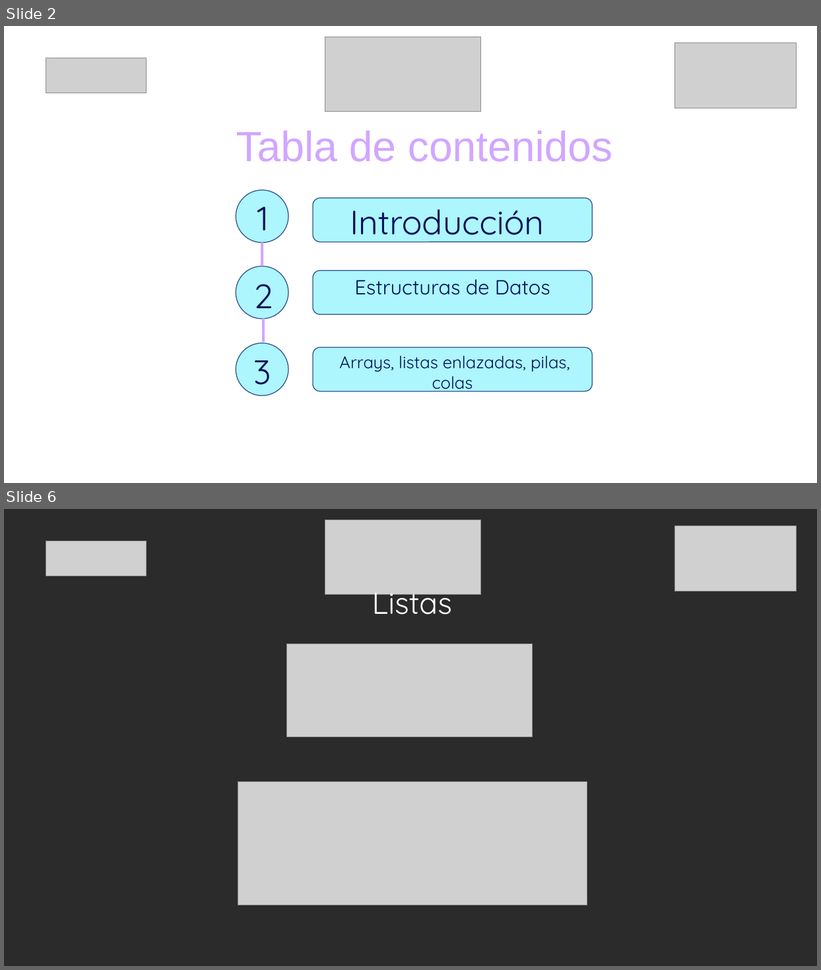
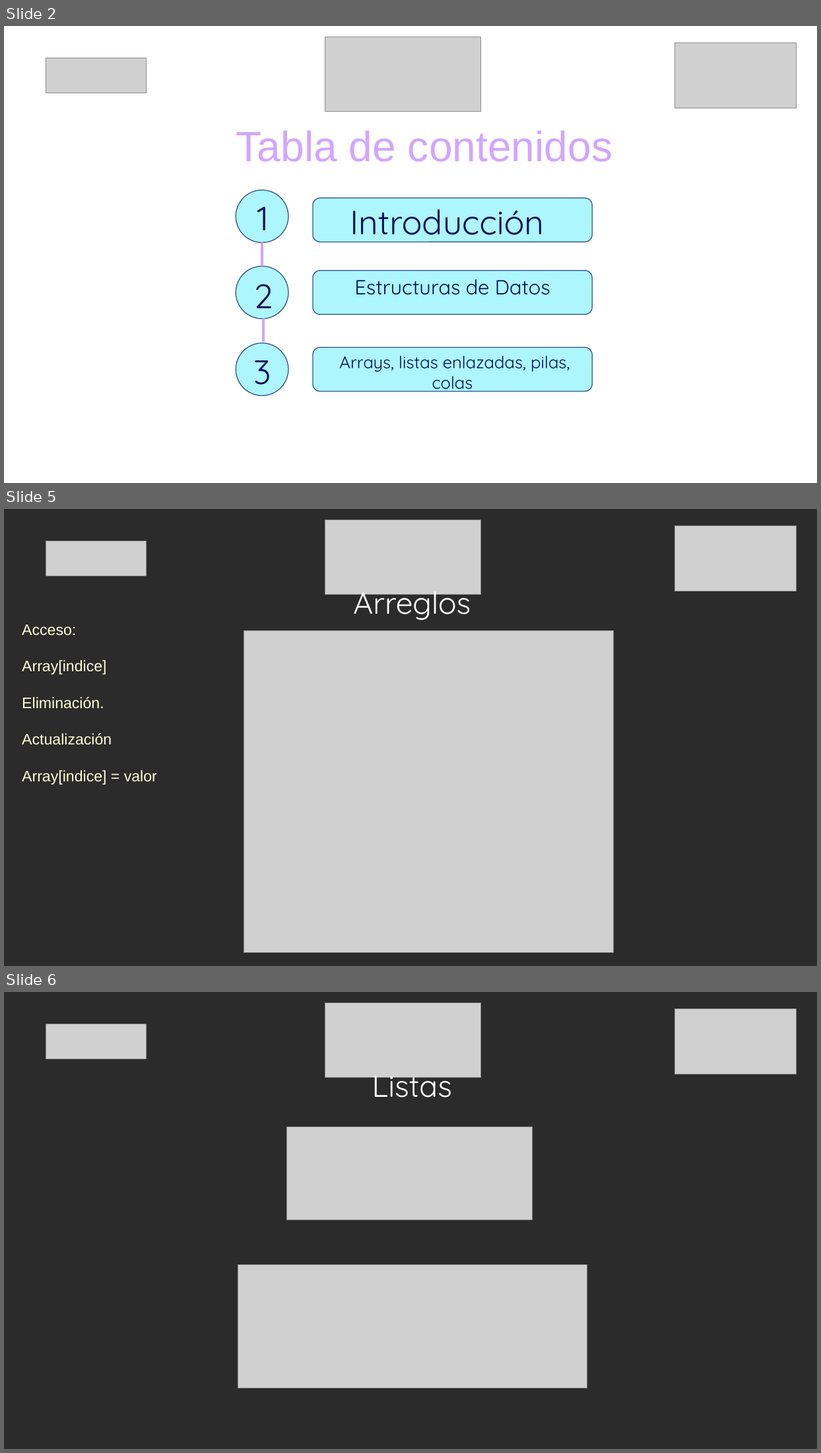
Before and after one commit to jflatorreo/TalentoTech_FullStack, a slide deck: Material pedagógico/Modulo 2/Clase 1/Clase 1 - Modulo 2.pptx. Shown one above the other, each under a label of ours: slides 2 and 6 before the commit, slides 2, 5 and 6 after it; the slides between them are not shown. The pictures are 821x970 and 821x1453 pixels, drawn with LibreOffice and Linux fonts; fonts in the diff are those of the drawing; grey boxes stand for pictures; background and template pictures are left out; a plain dark background stands for a picture behind light text. Boxes give left, top, right and bottom in pixels: in the first picture for what was removed or moved away, otherwise in the second. Text is boxed around its words. In the diff, an @@ line names an element or a change of style, - is before the commit and + after.

```diff
--- a/Material pedagógico/Modulo 2/Clase 1/Clase 1 - Modulo 2.pptx
+++ b/Material pedagógico/Modulo 2/Clase 1/Clase 1 - Modulo 2.pptx
@@ slide 5 added at <box>4,509,817,966</box>, background picture (left out) @@
@@ picture added at <box>325,520,482,594</box> @@
@@ picture added at <box>675,526,797,591</box> @@
@@ picture added at <box>46,541,147,576</box> @@
@@ text added at <box>353,582,471,621</box>, 36 pt, text #FFFFFF @@
+Arreglos
@@ text added at <box>22,625,157,785</box>, 18 pt, text #FFFFD7 @@
+Acceso:
+Array[indice]
+Eliminación.
+Actualización
+Array[indice] = valor
@@ picture added at <box>244,631,614,954</box> @@
```
Also in this commit, not shown: 1 slide changed, 3 other slides added, 3 slides removed, 21 other files.
